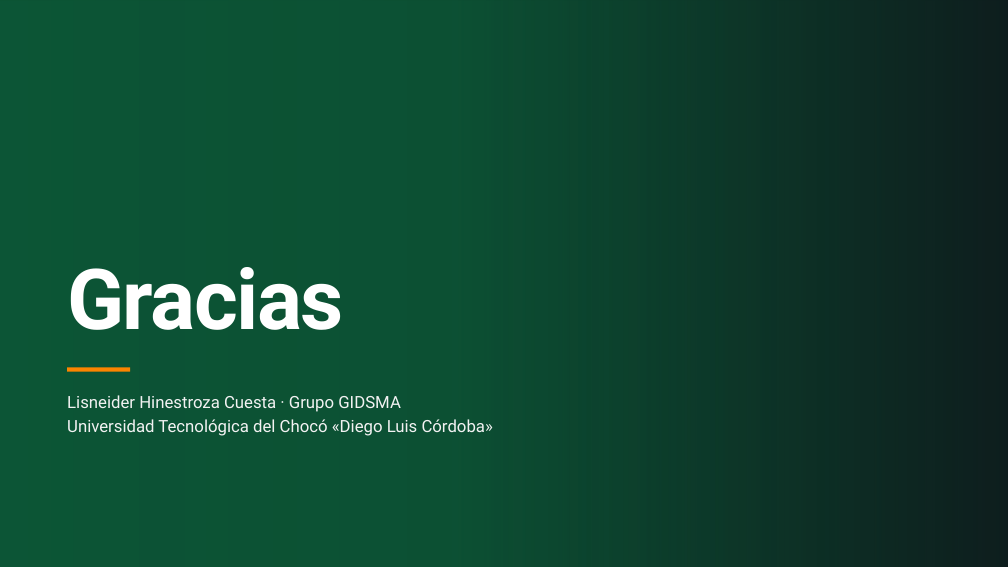
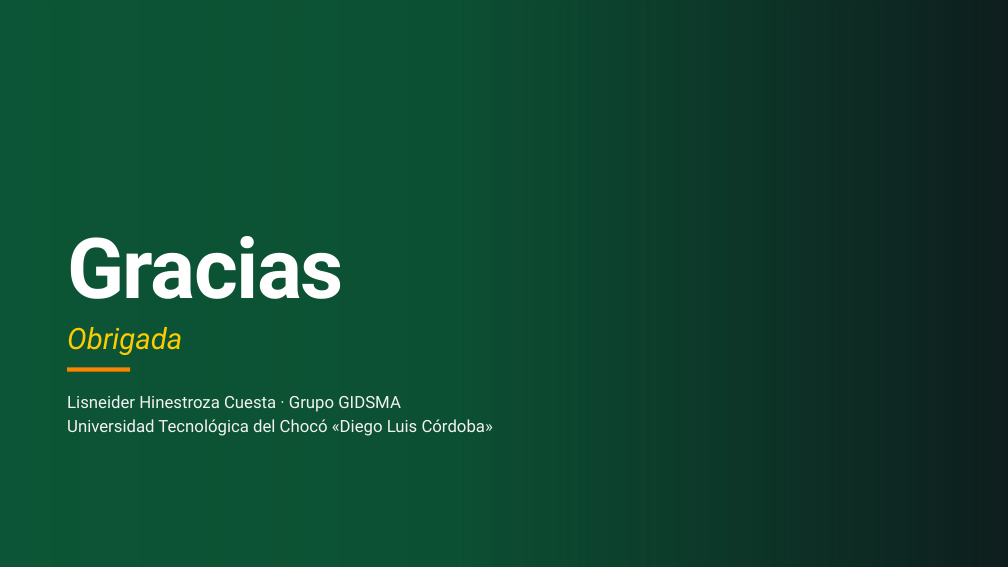
Before and after one commit to FRANK1808K/borrador, a slide deck: slide 36 of presentacion/La_bioculturalidad_con_transiciones.pptx. Drawn at 1008x567 pixels with LibreOffice and Linux fonts; fonts in the diff are those of the drawing; background and template pictures are left out. Boxes give left, top, right and bottom in pixels: in the first picture for what was removed or moved away, otherwise in the second. Text is boxed around its words. In the diff, an @@ line names an element or a change of style, - is before the commit and + after.

```diff
--- a/presentacion/La_bioculturalidad_con_transiciones.pptx
+++ b/presentacion/La_bioculturalidad_con_transiciones.pptx
@@ title "Gracias" moved from (x1=67, y1=267, x2=344, y2=330) to (x1=67, y1=236, x2=344, y2=299) @@
@@ text added at (x1=67, y1=327, x2=182, y2=355), 28 pt, text #FCCC00, italic @@
+Obrigada
```
Also in this commit, not shown: 6 other slides changed.
